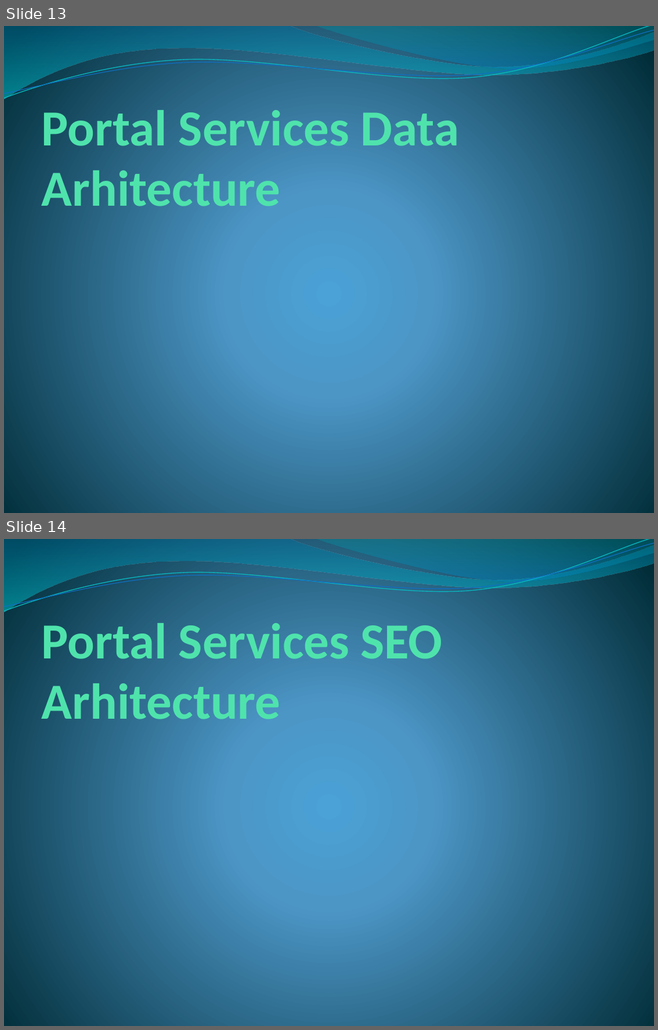
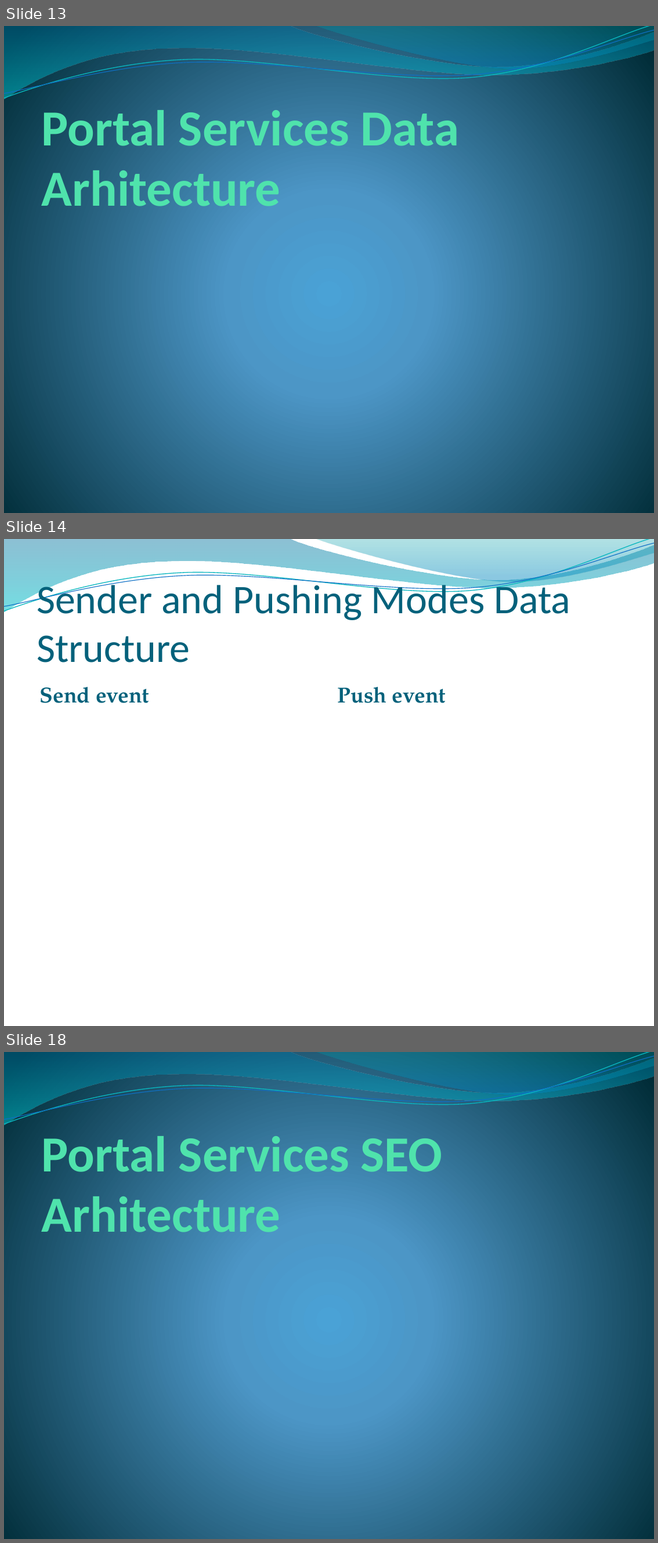
Before and after one commit to Serzol64/investportalAplex, a slide deck: PortalServices.pptx. Shown one above the other, each under a label of ours: slides 13 and 14 before the commit, slides 13, 14 and 18 after it; the slides between them are not shown. The pictures are 658x1030 and 658x1543 pixels, drawn with LibreOffice and Linux fonts; fonts in the diff are those of the drawing; background and template pictures are left out. Boxes give left, top, right and bottom in pixels: in the first picture for what was removed or moved away, otherwise in the second. Text is boxed around its words. In the diff, an @@ line names an element or a change of style, - is before the commit and + after.

Commit message:
Portal Services Data Platform Start

```diff
--- a/PortalServices.pptx
+++ b/PortalServices.pptx
@@ slide 14 added at <box>4,539,654,1026</box>, background picture (left out); not listed: 4 template elements that a slide beside it also shows @@
@@ title added at <box>36,579,570,663</box>, 45 pt, text #04617B @@
+Sender and Pushing Modes Data Structure
@@ text added at <box>40,687,149,703</box>, 24 pt, text #04617B, bold @@
+Send event
@@ text added at <box>338,687,445,703</box>, 24 pt, text #04617B, bold @@
+Push event
@@ what was slide 14 is now slide 18 @@
```
Also in this commit, not shown: 6 other slides added, 2 other files.
